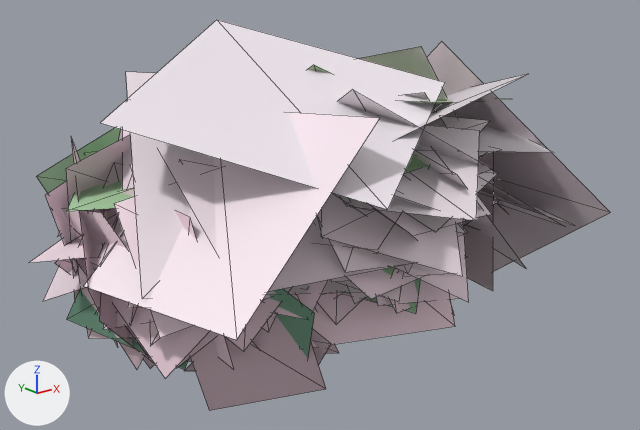
Before and after pictures for a commit that changed the glTF model world/spring_court/shared/models/cards/crab_apple_v4.glb.
Before and after are seen from a 50 mm lens placed at (-11.77, -16.43, 9.98), pointed at (0.85, -0.67, 3.67). Every picture has the same lights, and +X, +Y and +Z are marked at lower left. The first picture is the older version. Mesh edges are drawn as thin lines. Vertices at exactly the same position are counted once.

Objects in the first picture: 'far', 'near'.
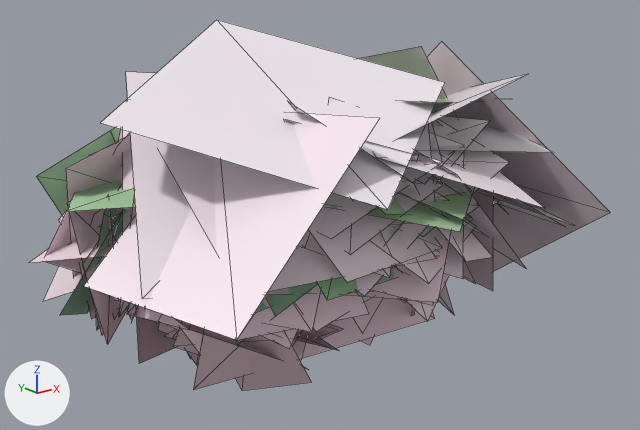
The change, as a diff of the scene's bpy script:
```diff
--- a/world/spring_court/shared/models/cards/crab_apple_v4.glb.py
+++ b/world/spring_court/shared/models/cards/crab_apple_v4.glb.py
@@ me_near @@
 # used by ob_near; location = (0.0, 0.0, 0.0)
-me_near.from_pydata(...)  # 2011 vertices, 2012 faces; spans x -5.35..5.31, y -5.94..4.8, z -0.51..7.42
+me_near.from_pydata(...)  # 2137 vertices, 2016 faces; spans x -5.62..5.48, y -6.57..5.21, z -0.51..7.06
+# me_near part 1: the loose piece of 4 vertices spanning x -2.29..1.62, y -4.9..-2.43, z 2.22..5.45 is rebuilt with 4 vertices and now spans x -2.03..1.56, y -4.11..-2.43, z 2.31..5.66
+# me_near part 2: the loose piece of 4 vertices spanning x -1.06..2.51, y -4.82..-2.76, z 2.44..6.02 is rebuilt with 4 vertices and now spans x -1.85..2.92, y -5.27..-1.63, z 2.8..6.06
+# me_near part 3: the loose piece of 4 vertices spanning x -0.99..1.82, y -5.01..-1.87, z 2.3..5.38 is rebuilt with 4 vertices and now spans x -1.08..1.85, y -4.58..-2.16, z 2.95..5.09
+# me_near part 4: the loose piece of 4 vertices spanning x -2.42..0.65, y -4.14..-2.73, z 2.72..5.61 is rebuilt with 4 vertices and now spans x -2.38..0.79, y -5.03..-2.47, z 3.64..6.09
+# me_near part 5: the loose piece of 4 vertices spanning x -2.01..1.56, y -5.05..-2.86, z 3.49..6.32 is rebuilt with 4 vertices and now spans x -2.16..2.22, y -5.54..-2.61, z 3.62..6.9
+# me_near part 6: the loose piece of 4 vertices spanning x -1.33..2.51, y -5.48..-2.49, z 3.04..5.51 is rebuilt with 4 vertices and now spans x -0.13..2.71, y -5.71..-2.39, z 3.26..5.82
+# me_near part 7: the loose piece of 4 vertices spanning x -1.86..1.88, y -4.53..-2.7, z 3.27..6.53 is rebuilt with 4 vertices and now spans x -1.93..1.49, y -5.16..-2.15, z 3.33..5.44
+# me_near part 8: the loose piece of 4 vertices spanning x -2.65..0.95, y -3.97..-1.84, z 2.63..6.3 is rebuilt with 4 vertices and now spans x -2.03..1.31, y -4.08..-1.58, z 1.37..5.36
+# me_near part 9: the loose piece of 4 vertices spanning x -2.26..1.71, y -5.29..-1.5, z 3.52..5.2 is rebuilt with 4 vertices and now spans x -1.89..1.51, y -5.75..-2.03, z 3.28..5.2
+# me_near part 10: 297 loose pieces with 1188 vertices, spanning x -5.35..5.31, y -5.94..4.8, z 0.31..7.42, are deleted
+# me_near part 11: 12 vertices removed from x -3.65..3.25, y 0.44..4.23, z 1.81..5.77; 1364 vertices added at x -5.62..5.48, y -6.57..5.21, z 0.09..7.06
+# other edits to the shape of me_near do not show in these pictures
 me_near.materials.append(mat_defaultmaterial_001)
```

Where the change shows, as pixel boxes (x1, y1, x2, y2) in the pictures (640 x 430 px):
'near', reshaped: before (45, 65, 500, 411); after (45, 97, 544, 391)
part 1 of me_near, rebuilt: before (311, 284, 455, 347); after (353, 297, 383, 333)
part 2 of me_near, rebuilt: before (376, 279, 459, 306); after (407, 273, 450, 322)
part 3 of me_near, rebuilt (not visible afterwards): before (389, 299, 411, 313)
part 4 of me_near, rebuilt: before (317, 292, 363, 325); after (356, 191, 448, 296)
part 5 of me_near, rebuilt (mostly hidden before): before (317, 216, 451, 282); after (320, 97, 464, 279)
part 6 of me_near, rebuilt: before (408, 222, 469, 302); after (437, 227, 493, 261)
part 7 of me_near, rebuilt (not visible afterwards): before (316, 216, 368, 304)
part 8 of me_near, rebuilt (not visible before): after (299, 298, 434, 359)
part 9 of me_near, rebuilt: before (345, 257, 467, 299); after (345, 229, 452, 302)
part 10 of me_near, deleted: before (45, 65, 500, 411)
part 11 of me_near, reshaped: after (45, 102, 544, 391)
